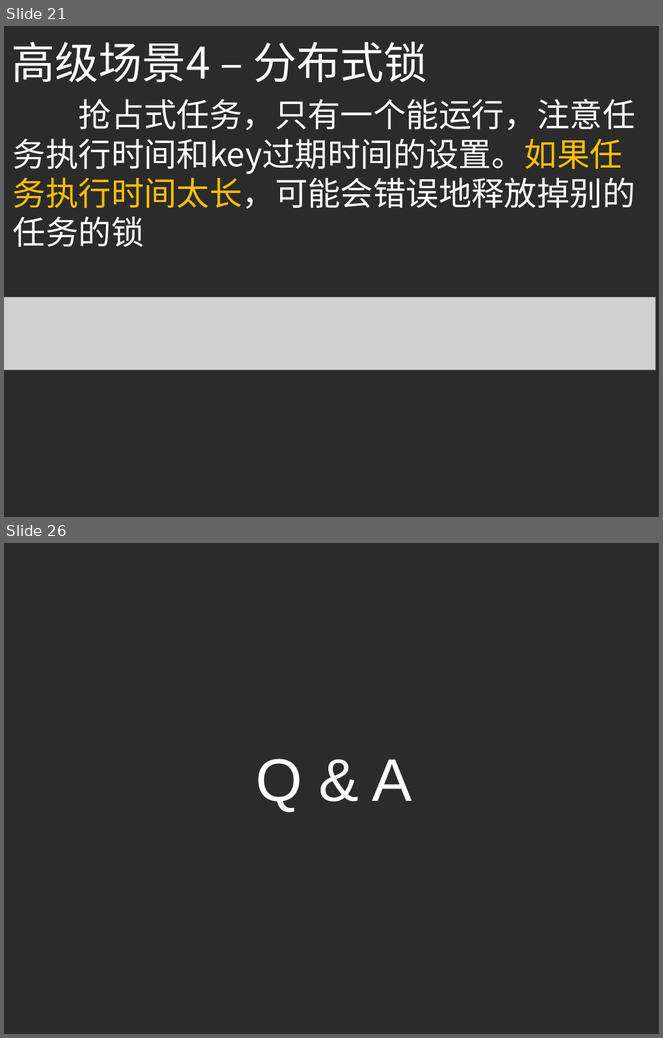
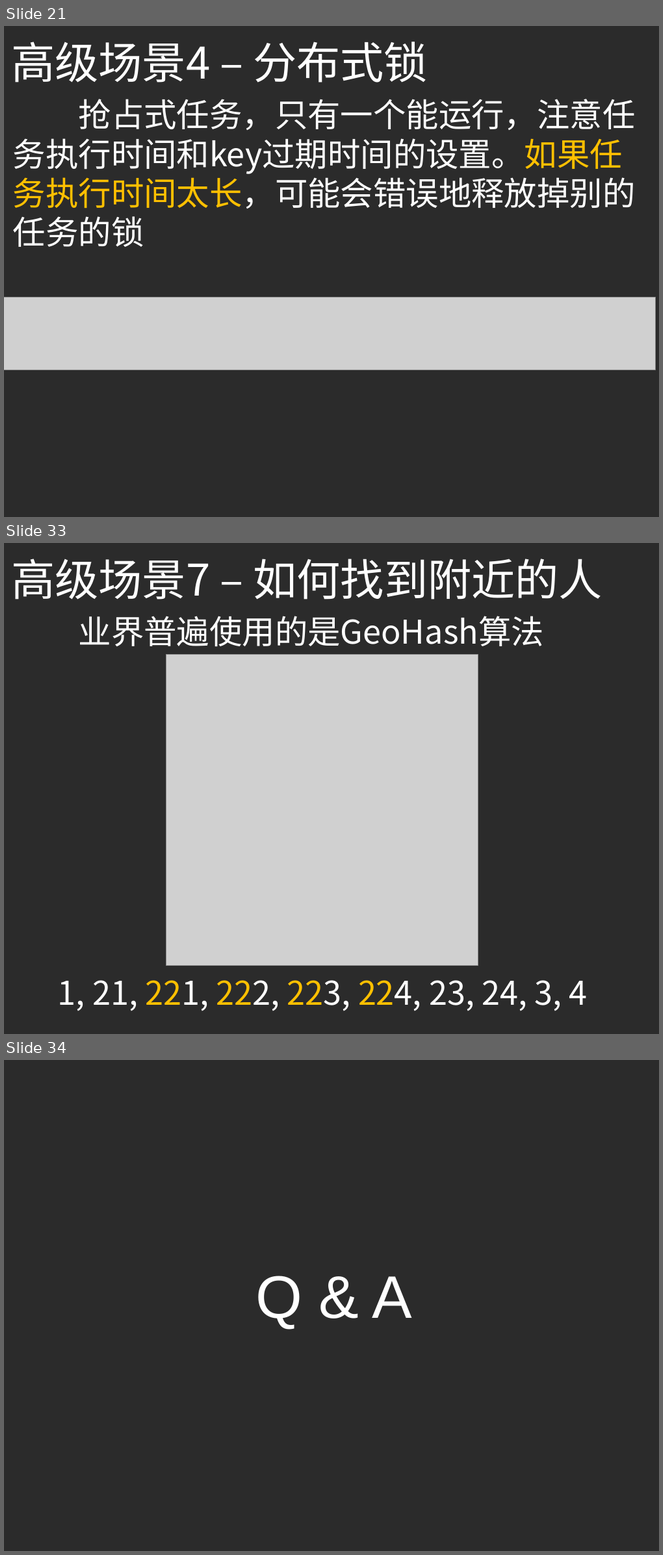
Before and after one commit to yellowb/redis-application-sharing, a slide deck: doc/SD_EP01_Redis_Adv_Application.pptx. Shown one above the other, each under a label of ours: slides 21 and 26 before the commit, slides 21, 33 and 34 after it; the slides between them are not shown. The pictures are 663x1038 and 663x1555 pixels, drawn with LibreOffice and Linux fonts; fonts in the diff are those of the drawing; grey boxes stand for pictures; background and template pictures are left out; a plain dark background stands for a picture behind light text. Boxes give left, top, right and bottom in pixels: in the first picture for what was removed or moved away, otherwise in the second. Text is boxed around its words. In the diff, an @@ line names an element or a change of style, - is before the commit and + after.

```diff
--- a/doc/SD_EP01_Redis_Adv_Application.pptx
+++ b/doc/SD_EP01_Redis_Adv_Application.pptx
@@ slide 33 added at [4,543,659,1034], background picture (left out) @@
@@ text added at [11,559,603,600], 48 pt, text #FFFFFF @@
+高级场景7 – 如何找到附近的人
@@ text added at [79,616,544,647], 36 pt, text #FFFFFF @@
+业界普遍使用的是GeoHash算法
@@ picture added at [166,654,478,966] @@
@@ text added at [58,980,588,1011], 36 pt, text #FFFFFF @@
+1, 21, 221, 222, 223, 224, 23, 24, 3, 4
@@ what was slide 26 is now slide 34 @@
```
Also in this commit, not shown: 4 slides changed, 7 other slides added.
